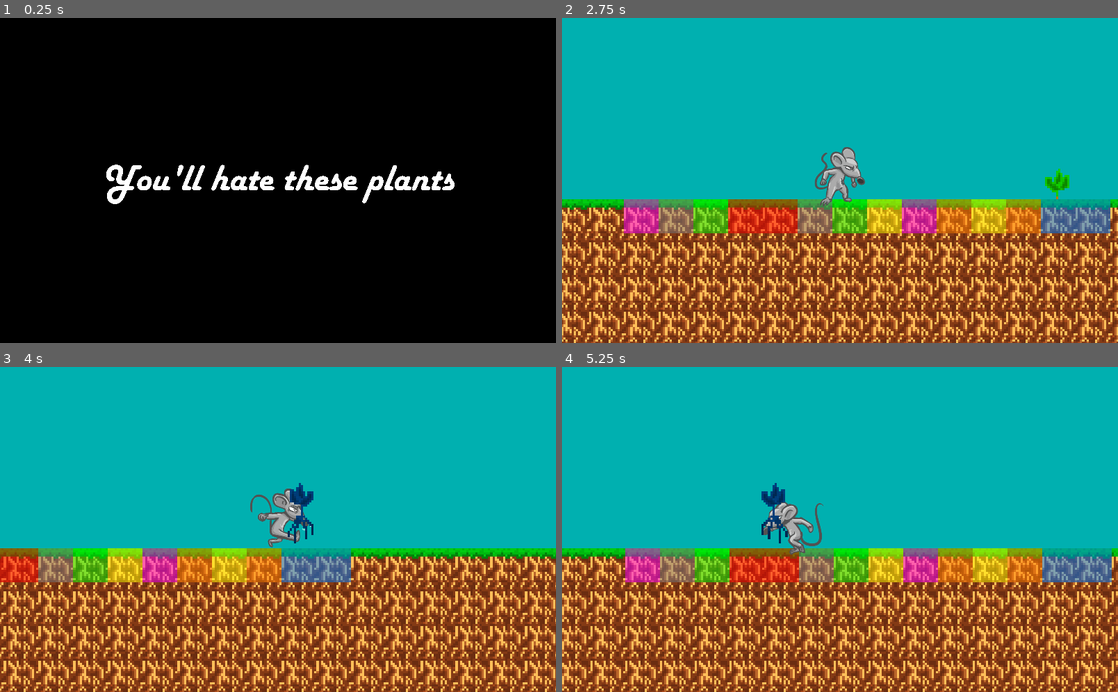
Above: before the commit, frames 1-4 (two rows, left to right).
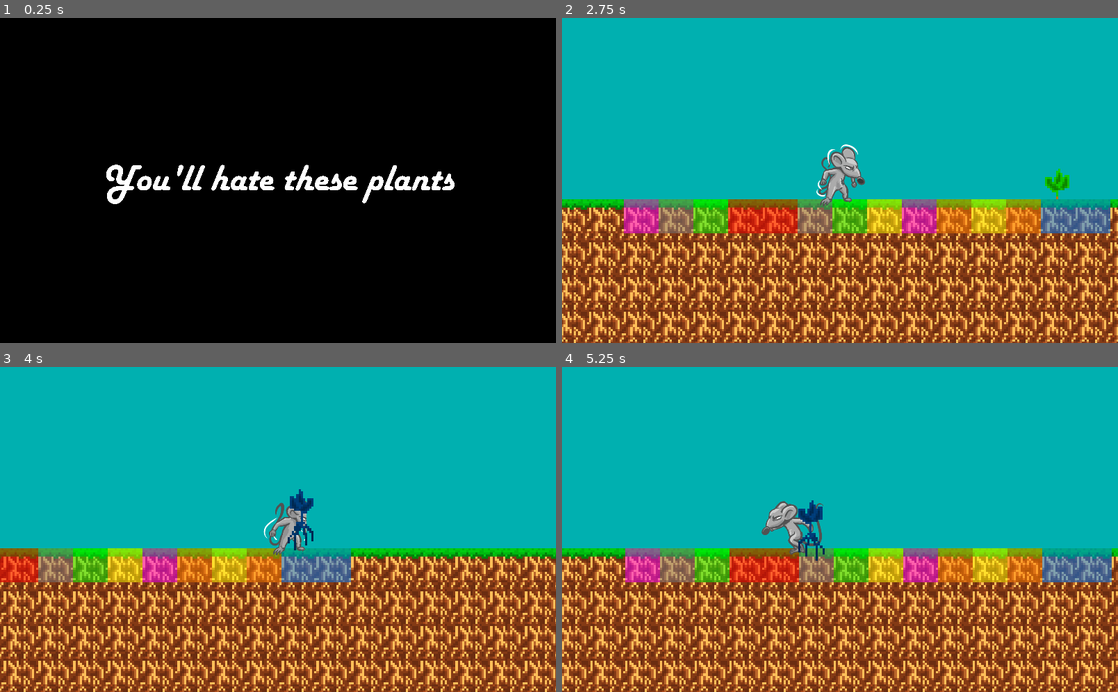
Above: after the commit, the same moments.

Repository: EndersteveGamer/GGJ-2023
Game: Godot game, scene res://Scene/Intro/Intro.tscn
Same seed, same stepped clock (60 frames per second), same inputs: the game is played once before the commit and once after it.
Inputs:
- Up to frame 1 (0.25 s): no input
- Up to frame 2 (2.75 s): click "Play" at 0.5 s; hold Right (ui_right) 1.28-2.03 s; hold Down (ui_down) from 2.03 s (still down)
- Up to frame 3 (4 s): release Down (ui_down) at 2.78 s; hold Right (ui_right) 2.78-3.53 s; hold Up (ui_up) from 3.53 s (still down)
- Up to frame 4 (5.25 s): release Up (ui_up) at 4.28 s; hold Left (ui_left) from 4.28 s (still down)

The runs differ from the first frame. In frame 2, 0.1% of the frame differs, in the area x 45-54%, y 38-56%; in frame 3, 1.1%, in the area x 45-57%, y 35-58%; in frame 4, 0.7%.

Commit message:
Grabbed position animated

Diff:
--- a/The Other Godot Project/Scene/Rat.tscn
+++ b/The Other Godot Project/Scene/Rat.tscn
@@ -22,6 +22,42 @@
 "update": 0,
 "values": [ 0, 1, 2, 3, 4, 5 ]
 }
+tracks/1/type = "value"
+tracks/1/path = NodePath("Sprite:texture")
+tracks/1/interp = 1
+tracks/1/loop_wrap = true
+tracks/1/imported = false
+tracks/1/enabled = true
+tracks/1/keys = {
+"times": PoolRealArray( 0 ),
+"transitions": PoolRealArray( 0 ),
+"update": 1,
+"values": [ ExtResource( 1 ) ]
+}
+tracks/2/type = "value"
+tracks/2/path = NodePath("Sprite:hframes")
+tracks/2/interp = 1
+tracks/2/loop_wrap = true
+tracks/2/imported = false
+tracks/2/enabled = true
+tracks/2/keys = {
+"times": PoolRealArray( 0 ),
+"transitions": PoolRealArray( 0 ),
+"update": 1,
+"values": [ 6 ]
+}
+tracks/3/type = "value"
+tracks/3/path = NodePath("Grab/Grabbed:position")
+tracks/3/interp = 1
+tracks/3/loop_wrap = true
+tracks/3/imported = false
+tracks/3/enabled = true
+tracks/3/keys = {
+"times": PoolRealArray( 0, 0.2, 0.3, 0.5, 0.8 ),
+"transitions": PoolRealArray( 0, 0, 0, 0, 0 ),
+"update": 0,
+"values": [ Vector2( -40, 10 ), Vector2( -35, 16 ), Vector2( -40, 8 ), Vector2( -35, 0 ), Vector2( -40, 10 ) ]
+}
 
 [sub_resource type="Animation" id=3]
 resource_name = "run"
@@ -37,7 +73,43 @@
 "times": PoolRealArray( 0, 0.1, 0.2, 0.3, 0.4, 0.5, 0.6, 0.7, 0.8 ),
 "transitions": PoolRealArray( 0, 0, 0, 0, 1, 0, 0, 0, 0 ),
 "update": 0,
-"values": [ 0, 1, 2, 3, 4, 5, 6, 7, 14 ]
+"values": [ 0, 1, 2, 3, 4, 5, 6, 7, 8 ]
+}
+tracks/1/type = "value"
+tracks/1/path = NodePath("Grab/Grabbed:position")
+tracks/1/interp = 1
+tracks/1/loop_wrap = true
+tracks/1/imported = false
+tracks/1/enabled = true
+tracks/1/keys = {
+"times": PoolRealArray( 0, 0.1, 0.2, 0.3, 0.4, 0.5, 0.6, 0.7, 0.8 ),
+"transitions": PoolRealArray( 0, 0, 0, 0, 0, 0, 0, 0, 0 ),
+"update": 0,
+"values": [ Vector2( 36, 0 ), Vector2( 36, -28 ), Vector2( 36, -36 ), Vector2( 32, -20 ), Vector2( 0, -8 ), Vector2( -24, -8 ), Vector2( -32, -24 ), Vector2( -36, -40 ), Vector2( -12, -20 ) ]
+}
+tracks/2/type = "value"
+tracks/2/path = NodePath("Sprite:hframes")
+tracks/2/interp = 1
+tracks/2/loop_wrap = true
+tracks/2/imported = false
+tracks/2/enabled = true
+tracks/2/keys = {
+"times": PoolRealArray( 0 ),
+"transitions": PoolRealArray( 0 ),
+"update": 1,
+"values": [ 9 ]
+}
+tracks/3/type = "value"
+tracks/3/path = NodePath("Sprite:texture")
+tracks/3/interp = 1
+tracks/3/loop_wrap = true
+tracks/3/imported = false
+tracks/3/enabled = true
+tracks/3/keys = {
+"times": PoolRealArray( 0 ),
+"transitions": PoolRealArray( 0 ),
+"update": 1,
+"values": [ ExtResource( 1 ) ]
 }
 
 [node name="Rat" type="KinematicBody2D"]
@@ -49,22 +121,25 @@
 z_index = 1
 texture = ExtResource( 1 )
 hframes = 9
-frame = 8
+frame = 6
 
 [node name="Hitbox" type="CollisionShape2D" parent="."]
+visible = false
 shape = SubResource( 1 )
 
 [node name="Grab" type="Area2D" parent="."]
 
 [node name="Grabbox" type="CollisionShape2D" parent="Grab"]
+visible = false
 shape = SubResource( 1 )
 
 [node name="Grabbed" type="Sprite" parent="Grab"]
-position = Vector2( 32, -32 )
+position = Vector2( -32, -24 )
 scale = Vector2( 4, 4 )
 z_index = 2
 
 [node name="AnimationPlayer" type="AnimationPlayer" parent="."]
+reset_on_save = false
 anims/idle = SubResource( 2 )
 anims/run = SubResource( 3 )
 
--- a/The Other Godot Project/Script/Rat.gd
+++ b/The Other Godot Project/Script/Rat.gd
@@ -146,7 +146,7 @@
 	var directionInput = Vector2.ZERO
 	directionInput.x = Input.get_action_strength("ui_right") - Input.get_action_strength("ui_left")
 	deltaSpeed.x = (deltaSpeed.x + directionInput.x * speed) * deceleration
-	if abs(deltaSpeed.x)>0.5:
+	if abs(deltaSpeed.x)>0.1:
 		sprite.texture=run
 		sprite.hframes=9
 		animator.play("run")
--- a/The Other Godot Project/project.godot
+++ b/The Other Godot Project/project.godot
@@ -16,6 +16,7 @@
 
 [autoload]
 
+EndScreen="*res://Scene/End Screen.tscn"
 GlobalVars="*res://Scene/GlobalVars.tscn"
 
 [display]
